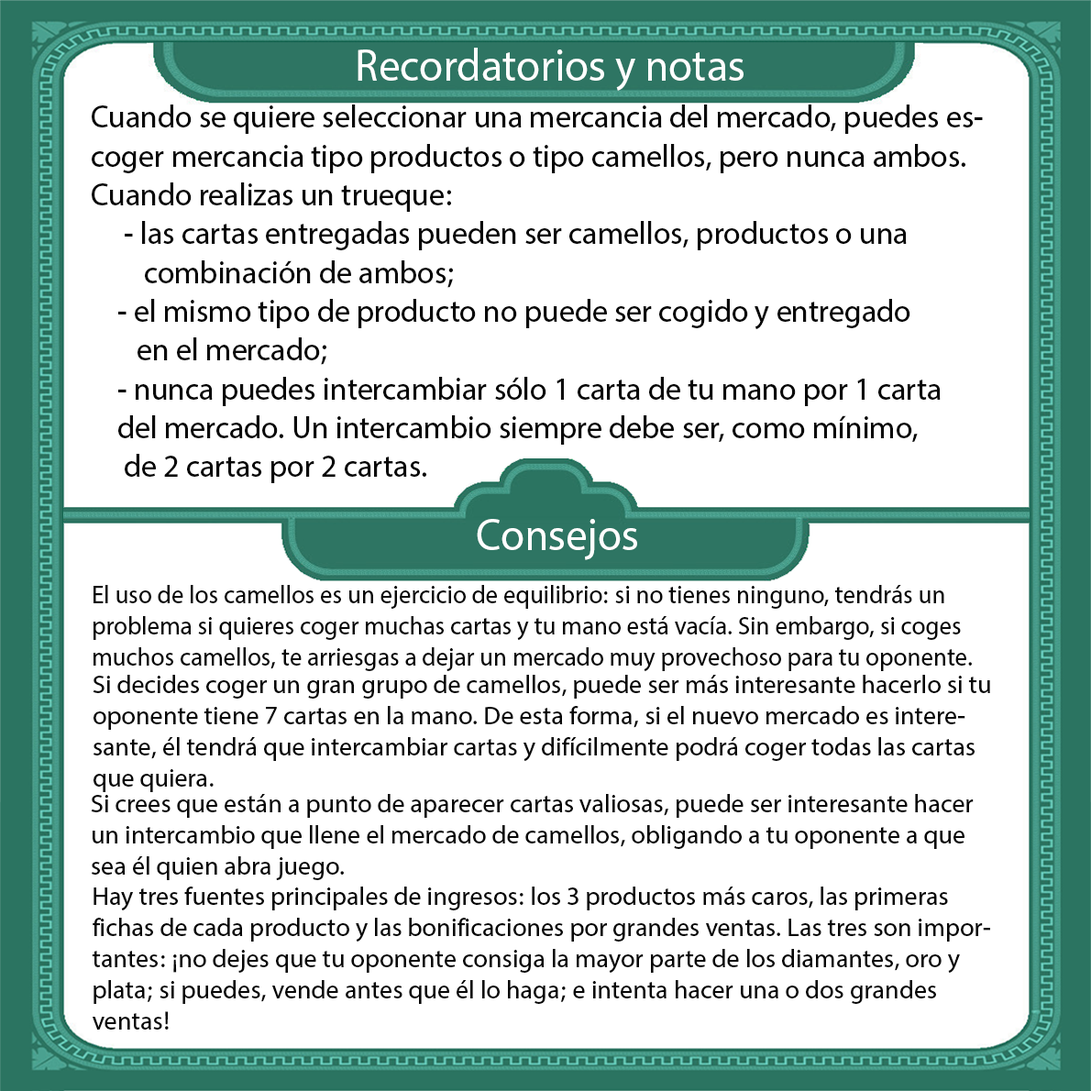
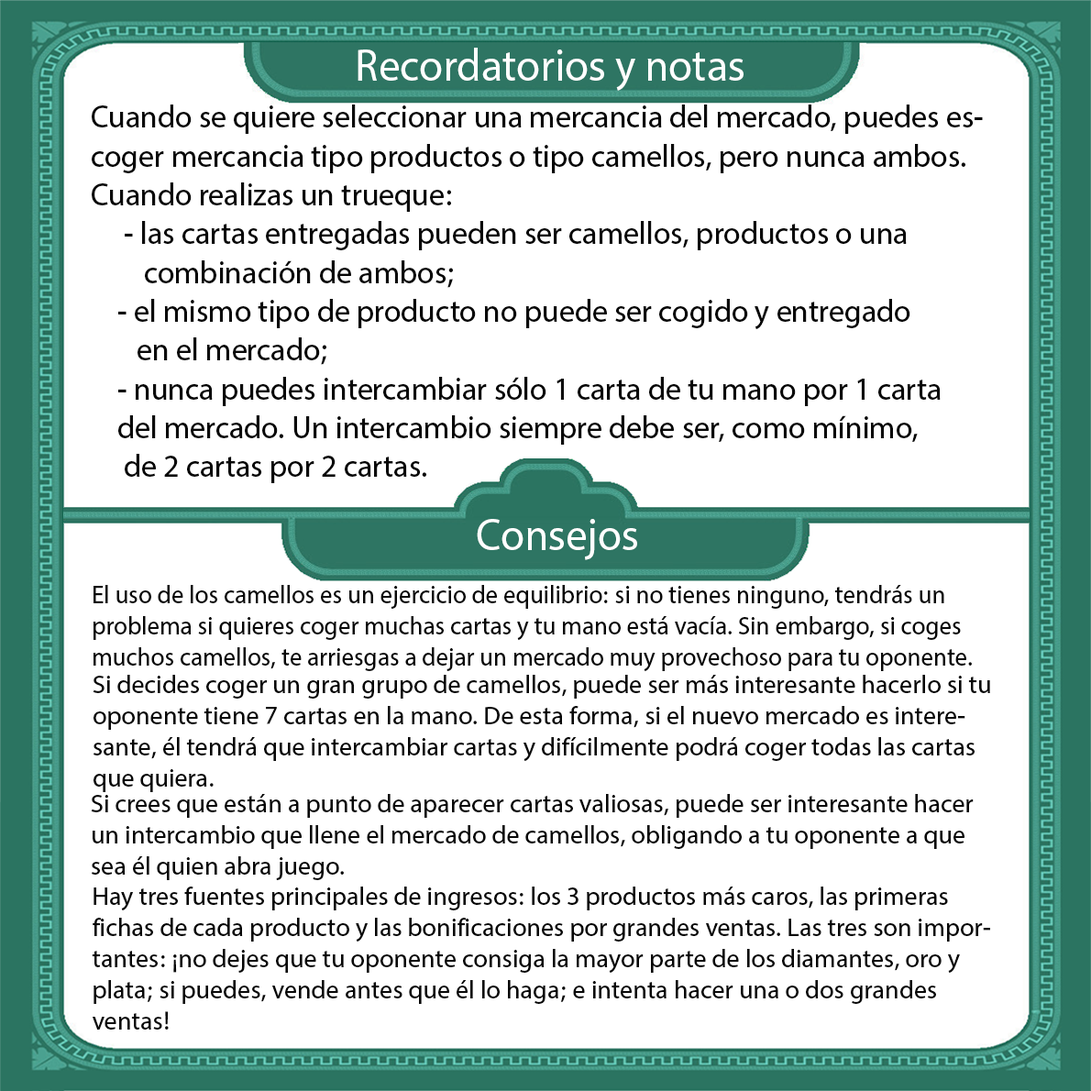
Layered file, before and after one edit (1091x1091). Changes by layer:
painted on "Titulo" over [146, 42, 924, 105]
